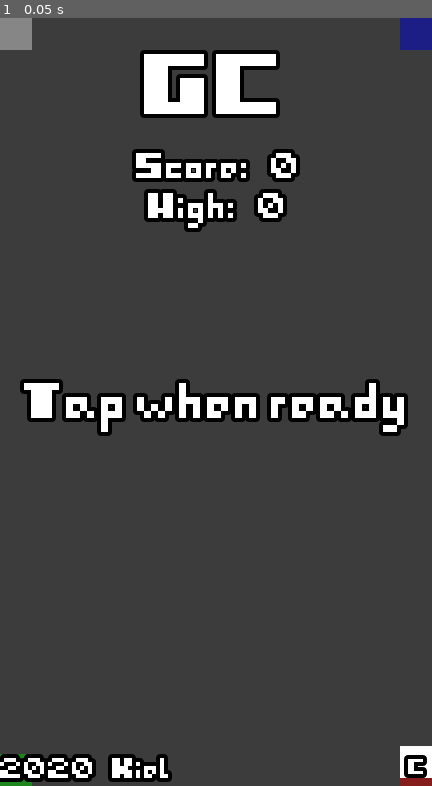
Above: before the commit, frame 1.
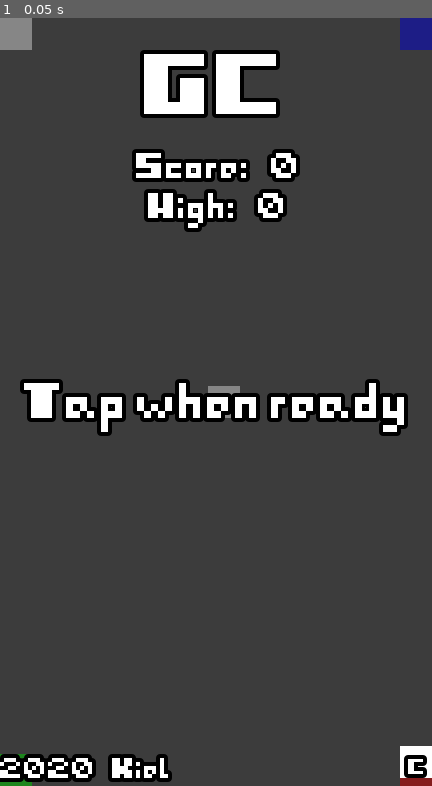
Above: after the commit, the same moment.

Repository: Kiel97/easy-jam-8bits-to-infinity
Game: Godot game, scene res://Game.tscn
Two runs of this game, one before a commit and one after it. Both use one fixed random seed, a clock stepped at 60 frames per second and the inputs below.
Inputs:
- Up to frame 1 (0.05 s): no input

The runs differ from the first frame. In frame 1, less than 0.1% of the frame differs, in the area x 48-56%, y 47-53%.

Commit message:
Enable/disable player physics depending on game state

Diff:
--- a/Game.gd
+++ b/Game.gd
@@ -36,12 +36,14 @@
 	is_playing = value
 	if not is_playing:
 		junk_timer.autostart = false
-		$Player.visible = false
+		#$Player.visible = false
 		junk_timer.stop()
+		$Player.is_physics_on = false
 	else:
 		junk_timer.autostart = true
-		$Player.visible = true
+		#$Player.visible = true
 		junk_timer.start()
+		$Player.is_physics_on = true
 
 func new_game():
 	self.is_playing = true
--- a/Player.gd
+++ b/Player.gd
@@ -5,6 +5,7 @@
 
 var acc_y_correction = 0
 
+var is_physics_on = false
 var velocity
 
 export var red: bool = true setget set_red
@@ -14,17 +15,20 @@
 onready var os: String = OS.get_name()
 
 func _integrate_forces(state):
-	if (os == 'Android' or os == 'iOS'):
-		var acc: Vector3 = Input.get_accelerometer()
-		state.linear_velocity = Vector2(acc.x, -(acc.y)) * ACC_FOLLOW_SPEED
-		state.linear_velocity.y += acc_y_correction
+	if (is_physics_on):
+		if (os == 'Android' or os == 'iOS'):
+			var acc: Vector3 = Input.get_accelerometer()
+			state.linear_velocity = Vector2(acc.x, -(acc.y)) * ACC_FOLLOW_SPEED
+			state.linear_velocity.y += acc_y_correction
+		else:
+			var mouse_pos = get_global_mouse_position()
+			var distance_x = (round(mouse_pos.x - self.position.x))
+			var distance_y = (round(mouse_pos.y - self.position.y))
+			velocity = Vector2(distance_x, distance_y)
+
+			state.linear_velocity = velocity * MOUSE_FOLLOW_SPEED
 	else:
-		var mouse_pos = get_global_mouse_position()
-		var distance_x = (round(mouse_pos.x - self.position.x))
-		var distance_y = (round(mouse_pos.y - self.position.y))
-		velocity = Vector2(distance_x, distance_y)
-
-		state.linear_velocity = velocity * MOUSE_FOLLOW_SPEED
+		state.linear_velocity = Vector2.ZERO
 
 func set_red(value):
 	red = value
